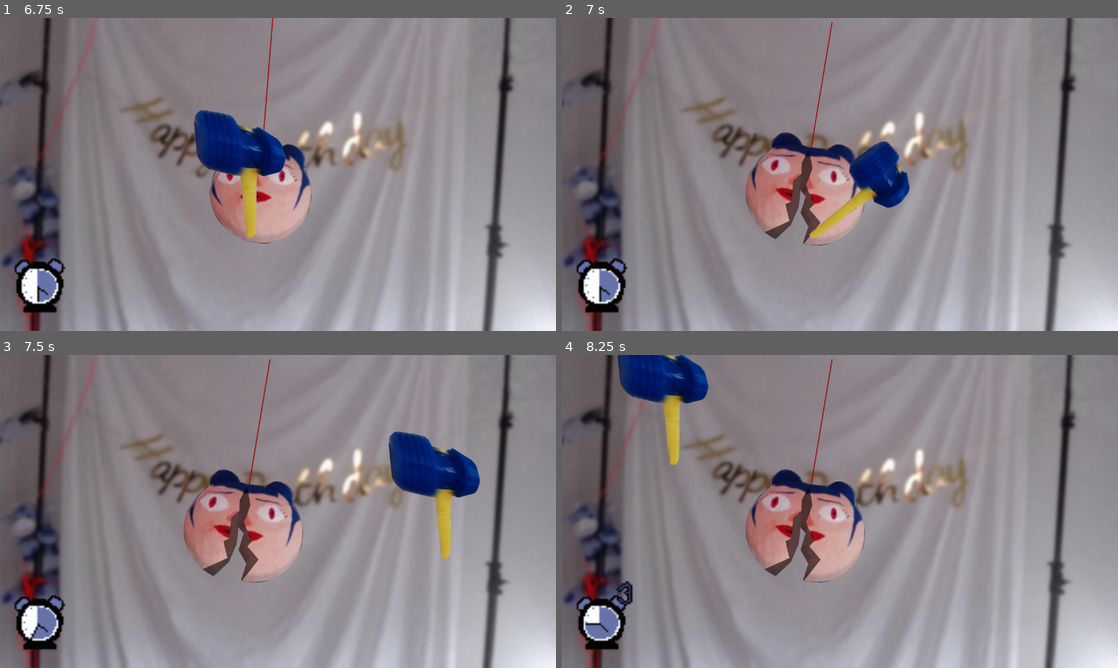
Above: before the commit, frames 1-4 (two rows, left to right).
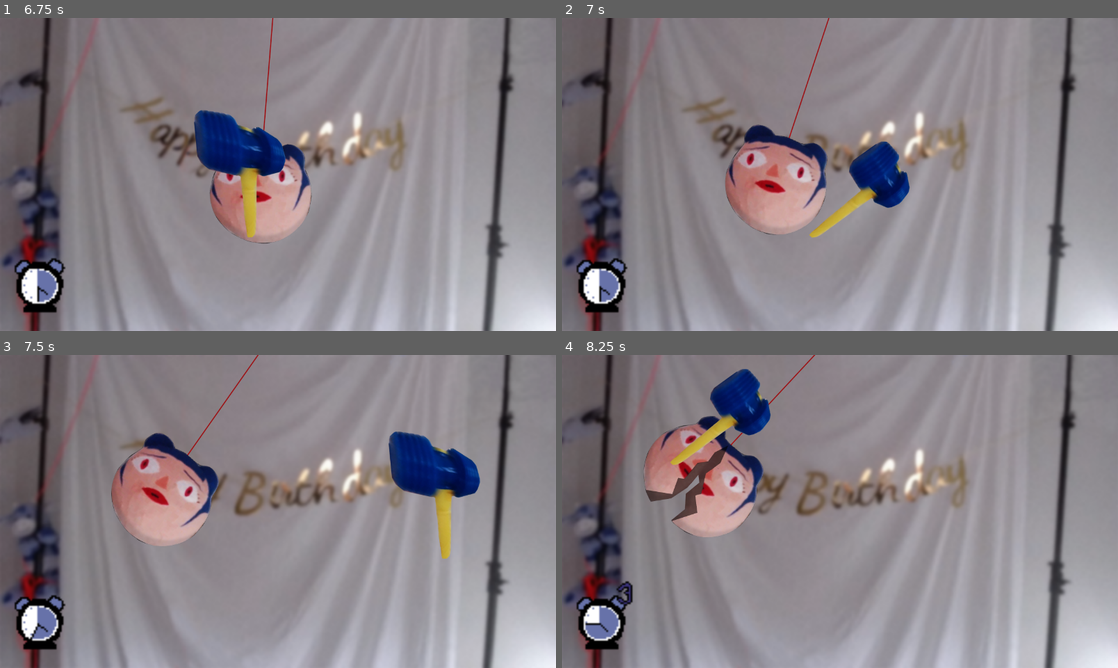
Above: after the commit, the same moments.

Repository: Heydelios/phase-ware
Game: Godot game, scene res://MainScene/main.tscn
Two runs of this game, one before a commit and one after it. Both use one fixed random seed, a clock stepped at 60 frames per second and the inputs below.
Inputs (mouse positions are in pixels of both pictures, inside the frame that each line leads up to):
- Up to frame 1 (6.75 s): tap Space (spacebar) at 0.5, 4.35 s; move the mouse to (250, 237) at 0.52 s; press the mouse at (250, 237) at 0.53 s; hold W (up) 0.53-2.03 s; move the mouse to (444, 221) at 1.27 s; release the mouse at (444, 221) at 1.28 s; click (444, 221) at 1.35 s; move the mouse to (111, 127) at 2.02 s; hold Space (spacebar) 2.03-2.78 s; click (111, 127) at 2.3 s; move the mouse to (305, 174) at 2.77 s; click (305, 174) at 2.85 s; move the mouse to (194, 96) at 3.52 s; press the mouse at (194, 96) at 3.53 s; move the mouse to (400, 158) at 4.27 s; release the mouse at (400, 158) at 4.28 s; hold W (up) from 4.28 s (still down); click (400, 158) at 4.55 s; move the mouse to (166, 190) at 5.02 s; press the mouse at (166, 190) at 5.03 s; move the mouse to (333, 105) at 5.77 s; release the mouse at (333, 105) at 5.78 s; click (333, 105) at 5.85 s; move the mouse to (250, 237) at 6.52 s; hold Space (spacebar) from 6.53 s (still down)
- Up to frame 2 (7 s): keep holding W (up); keep holding Space (spacebar); click (812, 237) at 6.8 s
- Up to frame 3 (7.5 s): keep holding W (up); move the mouse to (444, 558) at 7.27 s; release Space (spacebar) at 7.28 s; click (444, 558) at 7.35 s
- Up to frame 4 (8.25 s): move the mouse to (673, 464) at 8.02 s; release W (up) at 8.03 s; press the mouse at (673, 464) at 8.03 s

Frame 1 is identical in both runs. In frame 2, 5.7% of the frame differs, in the area x 29-55%, y 0-73%; in frame 3, 9.7%; in frame 4, 15%, in the area x 10-55%, y 0-73%.

Commit message:
dorbbash fix

Diff:
--- a/Minigames/DorbBash/DorbBash.tscn
+++ b/Minigames/DorbBash/DorbBash.tscn
@@ -123,14 +123,18 @@
 unique_name_in_owner = true
 visible = false
 layout_mode = 1
-anchors_preset = 12
+anchors_preset = 7
+anchor_left = 0.5
 anchor_top = 1.0
-anchor_right = 1.0
+anchor_right = 0.5
 anchor_bottom = 1.0
-offset_top = -405.35834
+offset_left = -9.059998
+offset_top = -192.4447
+offset_right = 0.94000244
+offset_bottom = -182.4447
 grow_horizontal = 2
 grow_vertical = 0
-color = Color(0.62418026, 4.0911138e-07, 0.33964518, 0.3372549)
+color = Color(0, 1, 0, 1)
 
 [node name="BrokenDorb" type="TextureRect" parent="Dorb" index="1" unique_id=1172573531]
 unique_name_in_owner = true
@@ -153,3 +157,18 @@
 [node name="AnimationPlayer" type="AnimationPlayer" parent="." index="5" unique_id=1546134771]
 unique_name_in_owner = true
 libraries/ = SubResource("AnimationLibrary_d6vqy")
+
+[node name="Dot" type="ColorRect" parent="." index="6" unique_id=108317318]
+unique_name_in_owner = true
+visible = false
+layout_mode = 1
+anchors_preset = 12
+anchor_top = 1.0
+anchor_right = 1.0
+anchor_bottom = 1.0
+offset_top = -405.35834
+offset_right = -1260.0
+offset_bottom = -385.35834
+grow_horizontal = 2
+grow_vertical = 0
+color = Color(1, 0, 0, 1)
--- a/Minigames/DorbBash/hammer.gd
+++ b/Minigames/DorbBash/hammer.gd
@@ -23,7 +23,7 @@
 	difference = mouse_position - get_global_mouse_position()
 	global_position -= difference
 	mouse_position = get_global_mouse_position()
-
+	%Dot.position = %Hitbox.global_position #+ Vector2(150,0)
 	if in_cooldown:
 		timer += delta
 		if timer > cooldown:
@@ -38,10 +38,13 @@
 			print("click")
 			%Hammer.play("bash")
 			var hammer_pos := get_global_mouse_position() + offset_vector
+			hammer_pos.x += 125
+			hammer_pos.y += 25
 			var testx = abs(%Hitbox.global_position.x-hammer_pos.x)
 			var testy = abs(%Hitbox.global_position.y-hammer_pos.y)
+
 			print(testy)
-			if (testx < 270 && testy < 120) :
+			if (testx < 150 && testy < 150) :
 
 				print("hit")
 				%Dorb.self_modulate = Color(1,1,1,0)
